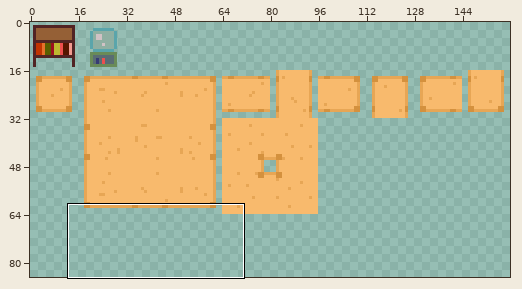
Sprite sheet: Assets/Environment/TilePallet/Office02/Office02.png. Above, an overview of the earlier version with the close-up marked.
Close-up. Before the edit:
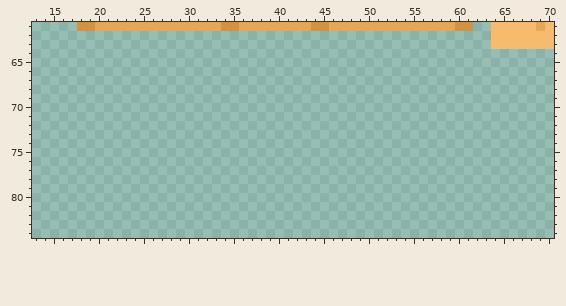
The file is 160x160 pixels. Pixels under 10% opacity are left out. Shown: x 13..70, y 61..84. The wide view leaves out empty margins.
After:
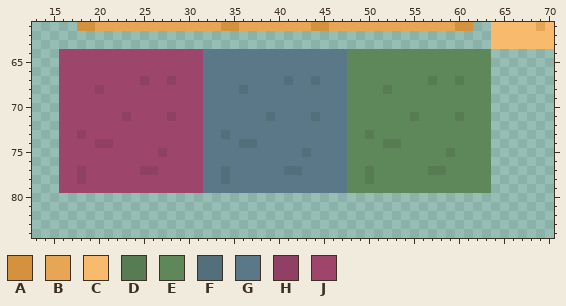
Palette (. is transparent): A #d4913e  B #e7a655  C #f8ba6d  D #577c53  E #5e885a  F #536f7c  G #5a7888  H #8f4064  J #9e456c
Changes in this commit:
y 64..66: x 16..63 ................................................ -> JJJJJJJJJJJJJJJJGGGGGGGGGGGGGGGGEEEEEEEEEEEEEEEE
y 67: x 16..63 ................................................ -> JJJJJJJJJHJJHJJJGGGGGGGGGFGGFGGGEEEEEEEEEDEEDEEE
y 68: x 16..63 ................................................ -> JJJJHJJJJJJJJJJJGGGGFGGGGGGGGGGGEEEEDEEEEEEEEEEE
y 69..70: x 16..63 ................................................ -> JJJJJJJJJJJJJJJJGGGGGGGGGGGGGGGGEEEEEEEEEEEEEEEE
y 71: x 16..63 ................................................ -> JJJJJJJHJJJJHJJJGGGGGGGFGGGGFGGGEEEEEEEDEEEEDEEE
y 72: x 16..63 ................................................ -> JJJJJJJJJJJJJJJJGGGGGGGGGGGGGGGGEEEEEEEEEEEEEEEE
y 73: x 16..63 ................................................ -> JJHJJJJJJJJJJJJJGGFGGGGGGGGGGGGGEEDEEEEEEEEEEEEE
y 74: x 16..63 ................................................ -> JJJJHHJJJJJJJJJJGGGGFFGGGGGGGGGGEEEEDDEEEEEEEEEE
y 75: x 16..63 ................................................ -> JJJJJJJJJJJHJJJJGGGGGGGGGGGFGGGGEEEEEEEEEEEDEEEE
y 76: x 16..63 ................................................ -> JJJJJJJJJJJJJJJJGGGGGGGGGGGGGGGGEEEEEEEEEEEEEEEE
y 77: x 16..63 ................................................ -> JJHJJJJJJHHJJJJJGGFGGGGGGFFGGGGGEEDEEEEEEDDEEEEE
y 78: x 16..63 ................................................ -> JJHJJJJJJJJJJJJJGGFGGGGGGGGGGGGGEEDEEEEEEEEEEEEE
y 79: x 16..63 ................................................ -> JJJJJJJJJJJJJJJJGGGGGGGGGGGGGGGGEEEEEEEEEEEEEEEE
Boxes around the changes in both close-ups, in picture pixels (x1, y1, x2, y2):
added: (59, 49, 491, 193)
